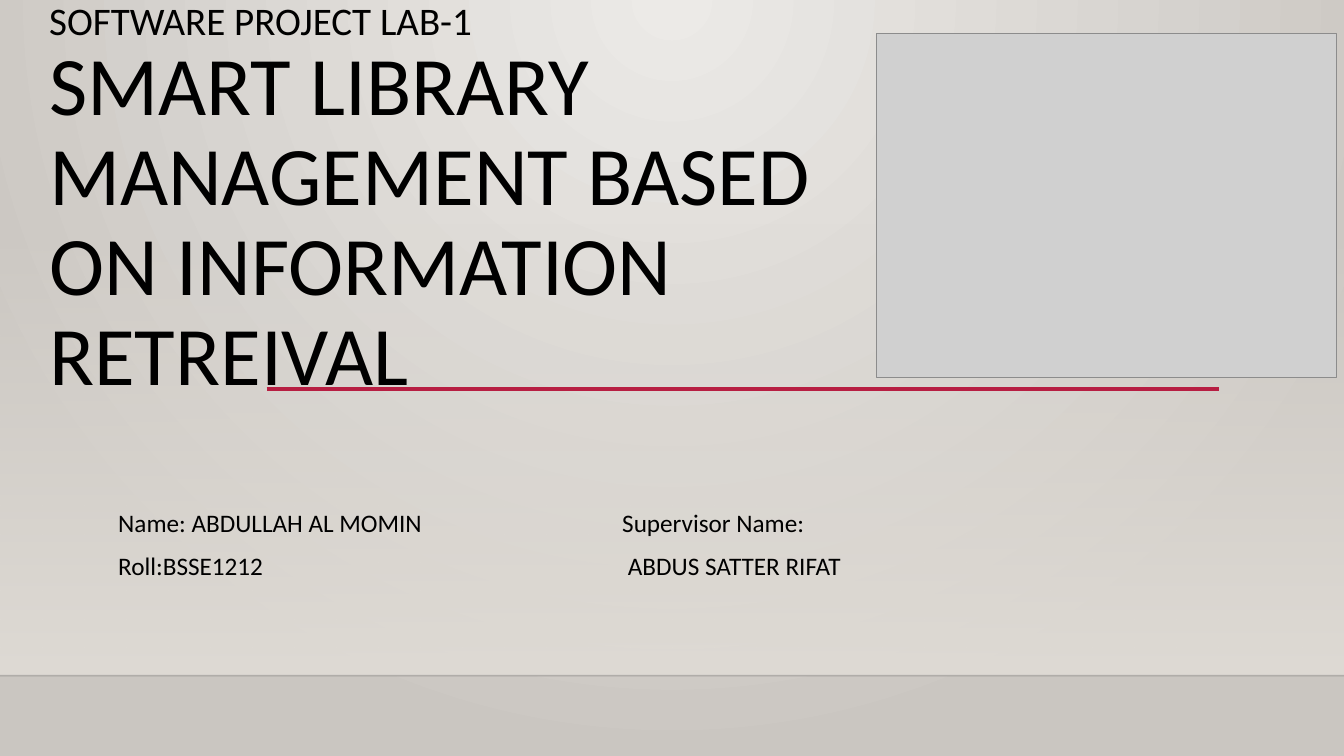
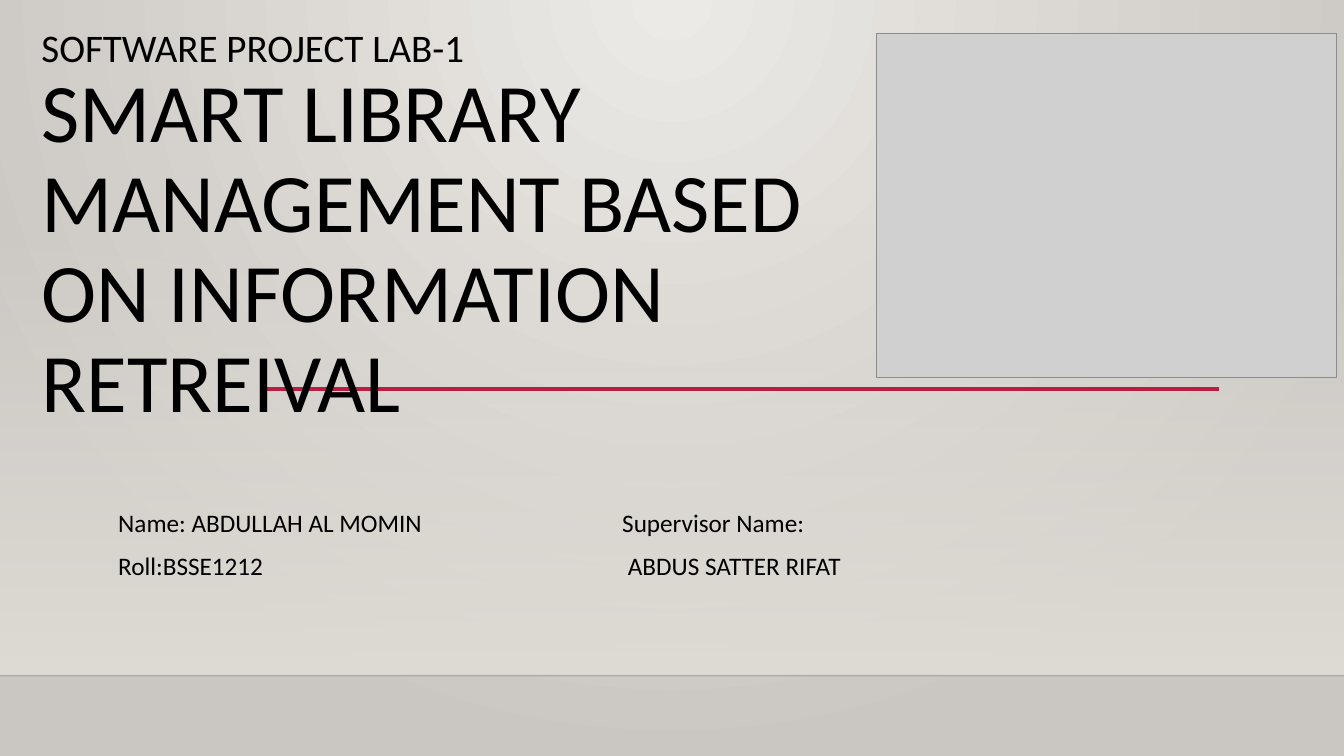
Before and after one commit to BSSE1212/SPL-1-presentation-slide, a slide deck: slide 1 of SOFTWARE PROJECT LAB-1.pptx. Drawn at 1344x756 pixels with LibreOffice and Linux fonts; fonts in the diff are those of the drawing; grey boxes stand for pictures; background and template pictures are left out. Boxes give left, top, right and bottom in pixels: in the first picture for what was removed or moved away, otherwise in the second. Text is boxed around its words. In the diff, an @@ line names an element or a change of style, - is before the commit and + after.

Commit message:
updating

```diff
--- a/SOFTWARE PROJECT LAB-1.pptx
+++ b/SOFTWARE PROJECT LAB-1.pptx
@@ title "SOFTWARE PROJECT LAB-1 SMART LIBRARY ..." rewrapped from [49, 9, 809, 391] to [41, 36, 801, 412] @@
```
Also in this commit, not shown: 1 slide removed.
